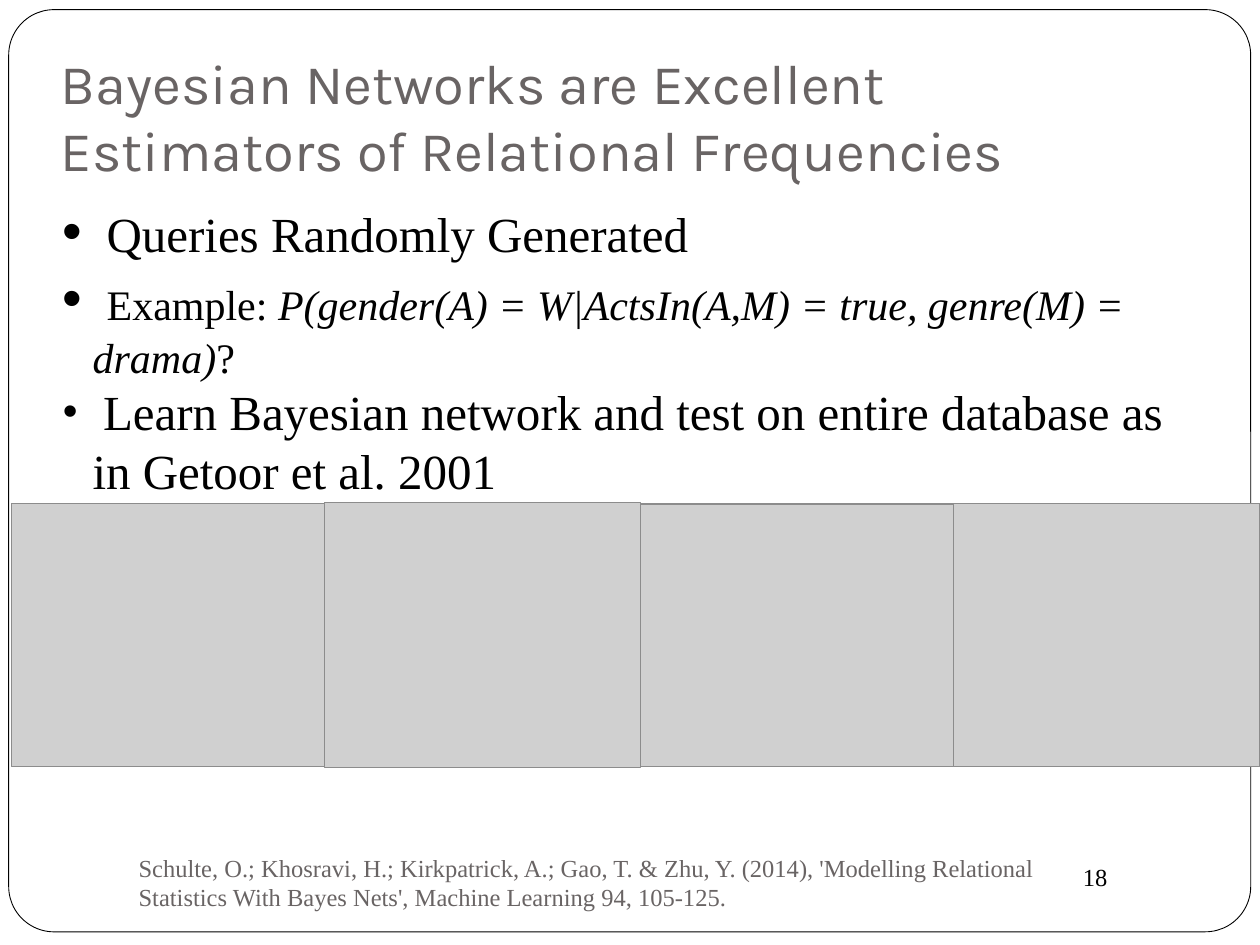
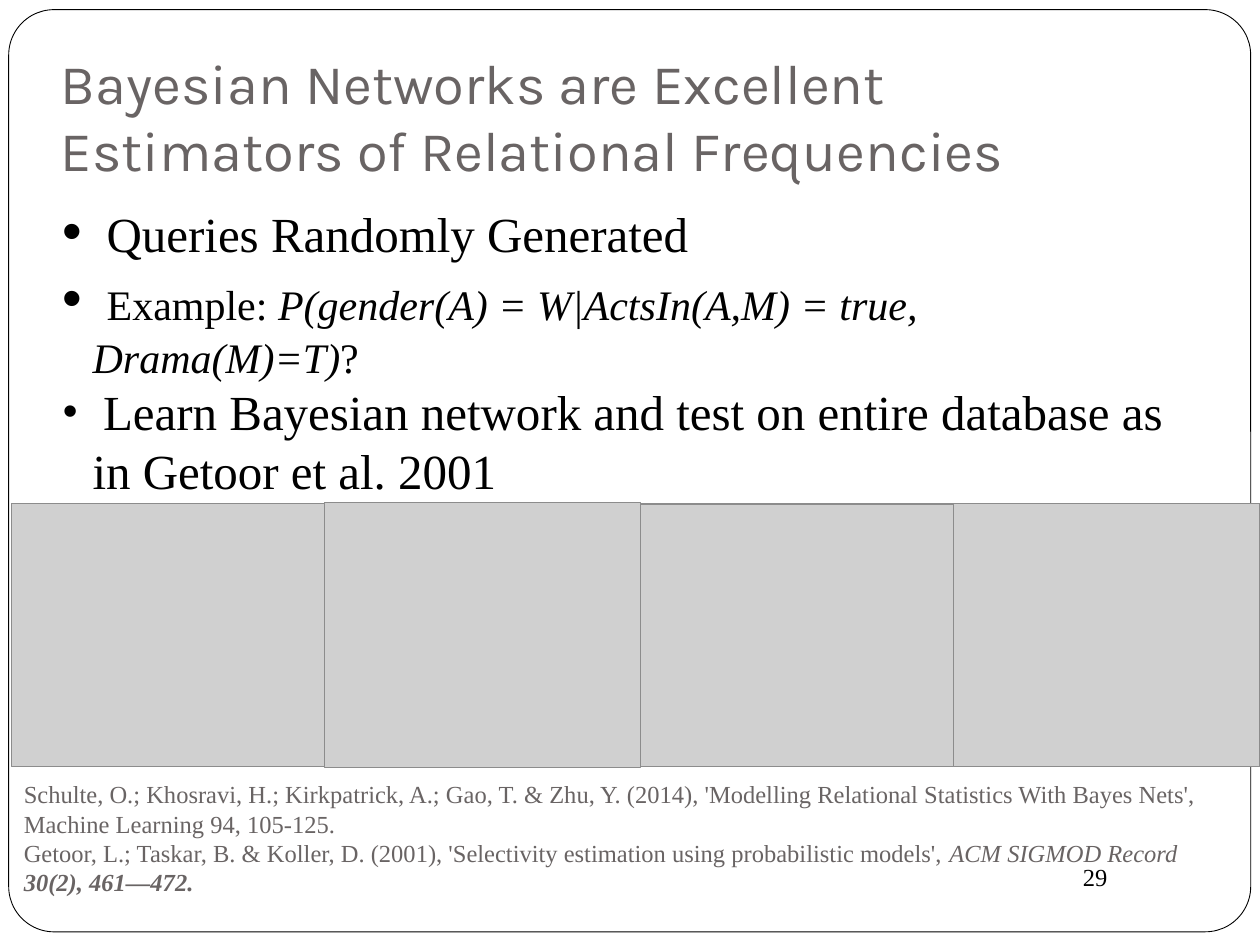
Before and after one commit to oschulte/srl-tutorial-slides, a slide deck: slide 29 of ch2-fo-bayes-nets.pptx (slide 18 before the commit). Drawn at 1260x945 pixels with LibreOffice and Linux fonts; fonts in the diff are those of the drawing; grey boxes stand for pictures. Boxes give left, top, right and bottom in pixels: in the first picture for what was removed or moved away, otherwise in the second. Text is boxed around its words. In the diff, an @@ line names an element or a change of style, - is before the commit and + after.

Commit message:
adding ch2 with data query examples

```diff
--- a/ch2-fo-bayes-nets.pptx
+++ b/ch2-fo-bayes-nets.pptx
@@ text at box(93, 291, 917, 382): text changed @@
-• Example: P(gender(A) = W|ActsIn(A,M) = true, genre(M) = drama)?
+• Example: P(gender(A) = W|ActsIn(A,M) = true, Drama(M)=T)?
@@ text "Schulte, O.; Khosravi, H.; Kirkpatrick, ...": place and size @@
-text "Schulte, O.; Khosravi, H.; Kirkpatrick, ..." at box(139, 860, 1033, 912)
+text "Schulte, O.; Khosravi, H.; Kirkpatrick, ..." at box(24, 786, 1195, 896)
@@ text at box(24, 845, 1177, 896): paragraph added @@
+Getoor, L.; Taskar, B. & Koller, D. (2001), 'Selectivity estimation using probabilistic models', ACM SIGMOD Record 30(2), 461—472.
@@ page number at box(1083, 869, 1108, 887): text changed @@
-18
+29
```
Also in this commit, not shown: 12 other slides changed, 13 slides added, 2 slides removed.
